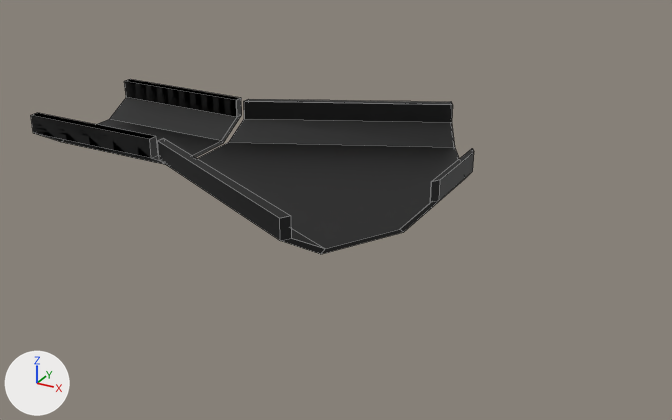
The Blender file blender_sandbox/mace_sandbox.blend, before and after one commit.
Camera for both pictures: a 50 mm lens placed at (22.5, -37.7, 17.3), pointed at (1.9, -0.3, -1.3). The axes (+X, +Y, +Z) are drawn at lower left. The lights are the same throughout. Mesh edges are drawn as thin lines.

In view in the first picture: 'Fork', 'Fork.001'.
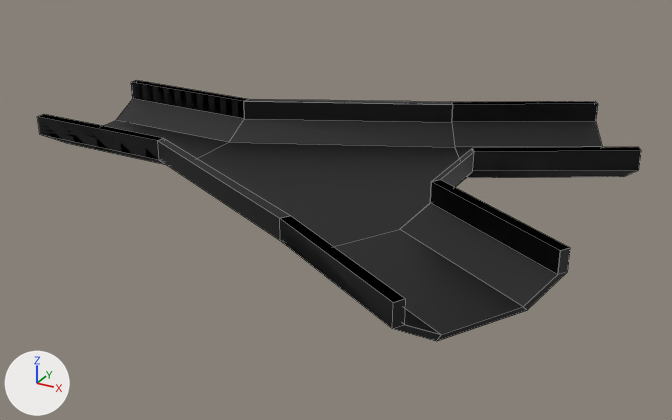
Where the change shows, as pixel boxes [x1, y1, x2, y2] in the pictures (672 x 420 px):
'Fork.003', added (black): after [280, 180, 570, 341]
'Fork.002', added (black): after [452, 101, 641, 178]
'Fork.001', moved: before [31, 79, 242, 165]; after [38, 80, 248, 165]

What the commit changed:
Mesh me_plane_003 is new.
It has 48 vertices, 30 faces and spans x -5.32..5.32, y -5.32..5.32, z -1.1..1.0.
It uses material mat_black_001 (black #000000).
Object 'Fork.001' (ob_fork_001) moves from (-1.5, -3.0, 1.0) to (-1.0, -3.0, 1.0).
Object 'Fork.003' (ob_fork_003) is new; it shows me_plane_003.
Its location is (9.6, -7.5, 1.1).
Its rotation in degrees is (0, 0, -55).
Object 'Fork.002' (ob_fork_002) is new; it shows a copy of me_plane_003.
Its location is (9.6, 7.5, 1.1).
Its rotation in degrees is (0, 0, 5).
